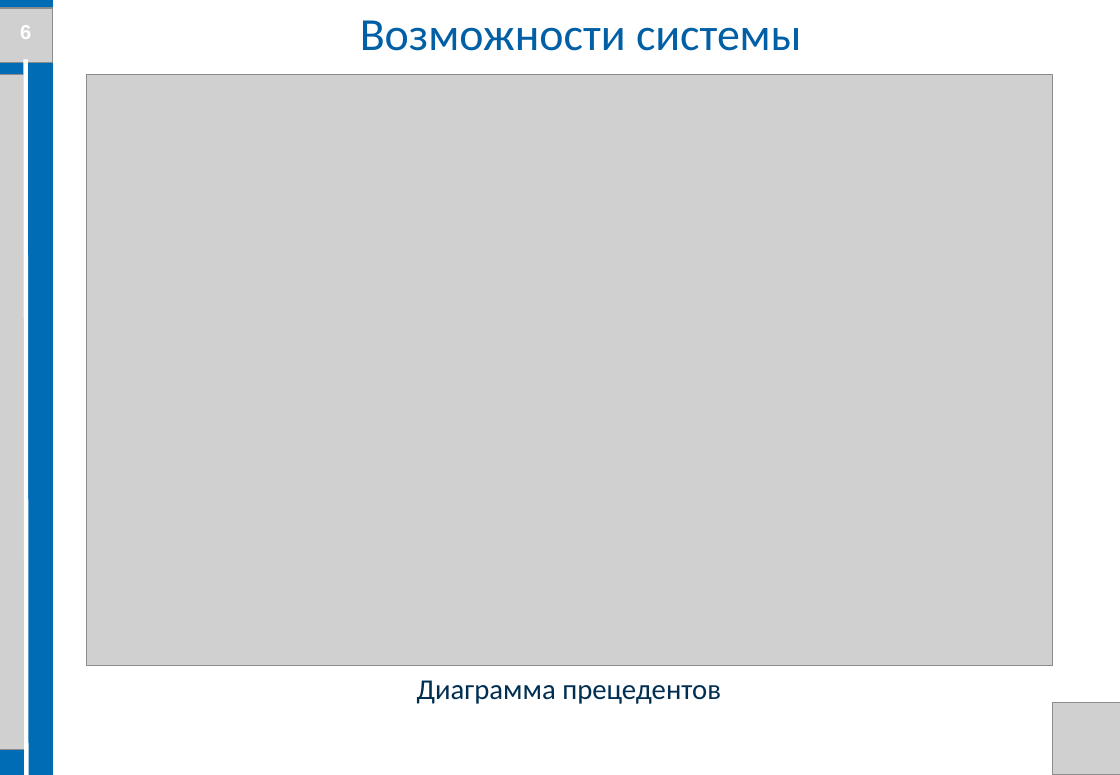
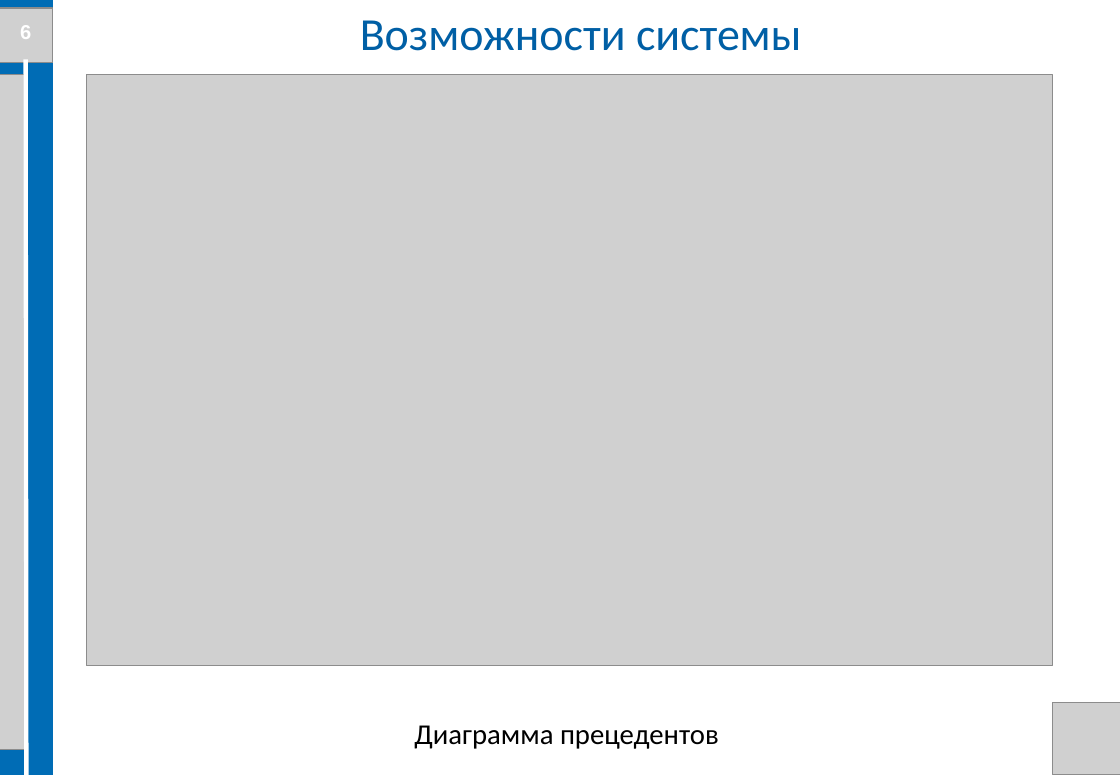
Before and after one commit to Evgenij1234/Diplom-work, a slide deck: slide 6 of Documents/Презентация ВКР Семенов Е.А. БПЦ 21-01.pptx. Drawn at 1120x775 pixels with LibreOffice and Linux fonts; fonts in the diff are those of the drawing; grey boxes stand for pictures; background and template pictures are left out. Boxes give left, top, right and bottom in pixels: in the first picture for what was removed or moved away, otherwise in the second. Text is boxed around its words. In the diff, an @@ line names an element or a change of style, - is before the commit and + after.

```diff
--- a/Documents/Презентация ВКР Семенов Е.А. БПЦ 21-01.pptx
+++ b/Documents/Презентация ВКР Семенов Е.А. БПЦ 21-01.pptx
@@ text "Диаграмма прецедентов": place and size @@
-text "Диаграмма прецедентов" at (417, 680, 721, 704)
+text "Диаграмма прецедентов" at (414, 725, 719, 749)
@@ text "Диаграмма прецедентов" at (414, 725, 719, 749): text colour #003052 to #000000 @@
```
Also in this commit, not shown: 19 other slides changed, 40 other files.
